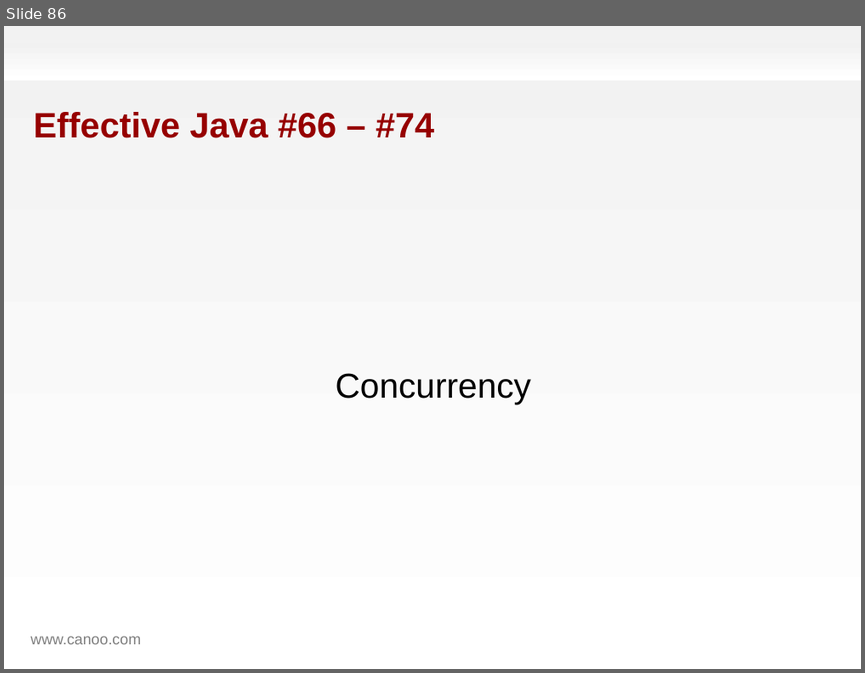
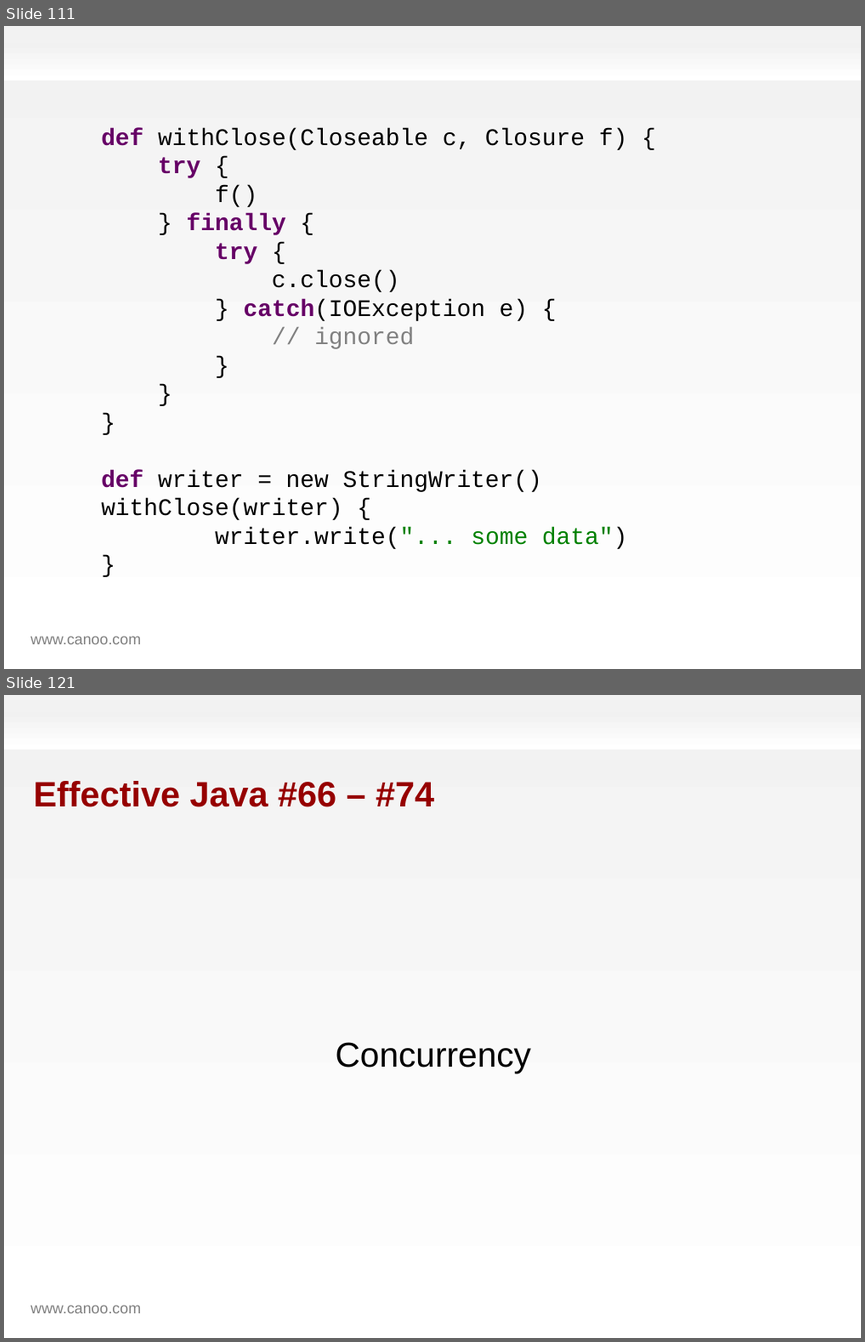
Before and after one commit to HamletDRC/presentations, a slide deck: effectivegroovy/effectivegroovy_gr82011.odp. Shown one above the other, each under a label of ours: slide 86 before the commit, slides 111 and 121 after it; the slides between them are not shown. The pictures are 865x673 and 865x1342 pixels, drawn with LibreOffice and Linux fonts; fonts in the diff are those of the drawing; background and template pictures are left out. Boxes give left, top, right and bottom in pixels: in the first picture for what was removed or moved away, otherwise in the second. Text is boxed around its words. In the diff, an @@ line names an element or a change of style, - is before the commit and + after.

```diff
--- a/effectivegroovy/effectivegroovy_gr82011.odp
+++ b/effectivegroovy/effectivegroovy_gr82011.odp
@@ slide 111 added at <box>4,26,861,669</box>, background gradient #F2F2F2 to #FFFFFF; not listed: 2 template elements that a slide beside it also shows @@
@@ text added at <box>101,128,628,549</box>, 22 pt, text #000000 @@
+def withClose(Closeable c, Closure f) {
+try {
+f()
+} finally {
+try {
+c.close()
+} catch(IOException e) {
+// ignored
+}
+}
+}
+def writer = new StringWriter()
+withClose(writer) {
+writer.write("... some data")
+}
@@ what was slide 86 is now slide 121 @@
```
Also in this commit, not shown: 10 slides changed, 34 other slides added, 5 other files.
